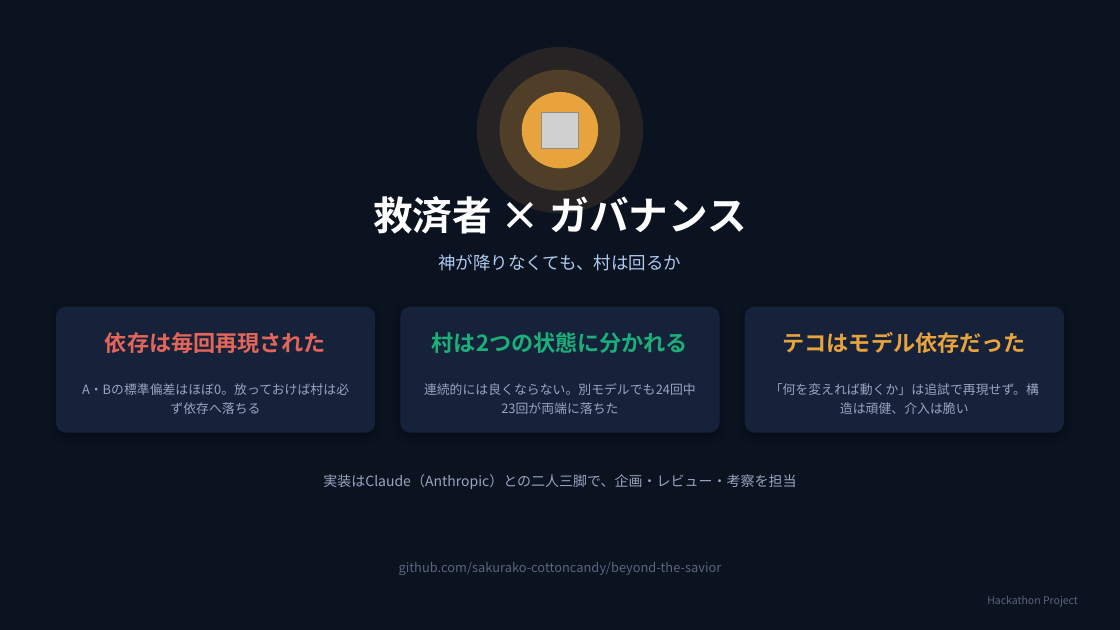
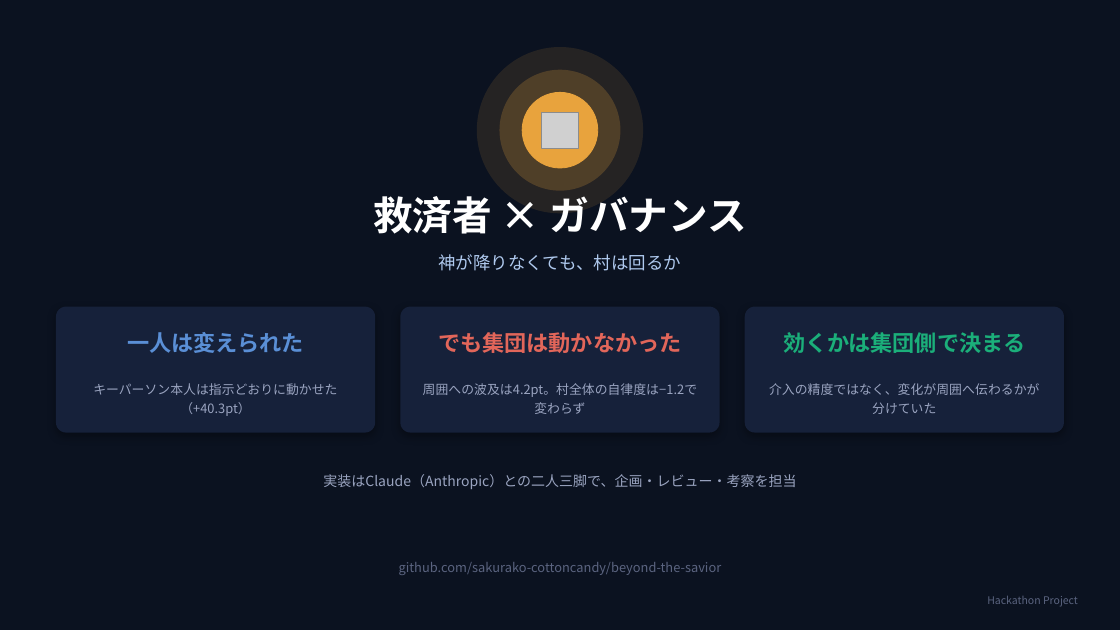
Before and after one commit to sakurako-cottoncandy/beyond-the-savior, a slide deck: slide 22 of docs/Beyond_the_Savior.pptx (slide 19 before the commit). Drawn at 1120x630 pixels with LibreOffice and Linux fonts; fonts in the diff are those of the drawing; grey boxes stand for pictures. Boxes give left, top, right and bottom in pixels: in the first picture for what was removed or moved away, otherwise in the second. Text is boxed around its words. In the diff, an @@ line names an element or a change of style, - is before the commit and + after.

```diff
--- a/docs/Beyond_the_Savior.pptx
+++ b/docs/Beyond_the_Savior.pptx
@@ text at (127,332,304,353): text changed; text colour #E2665A to #5A8FD6 @@
-依存は毎回再現された
+一人は変えられた
@@ text at (438,332,681,353): text changed; text colour #1BAF7A to #E2665A @@
-村は2つの状態に分かれる
+でも集団は動かなかった
@@ text at (783,332,1025,353): text changed; text colour #E8A33D to #1BAF7A @@
-テコはモデル依存だった
+効くかは集団側で決まる
@@ text at (93,383,337,416): text changed @@
-A・Bの標準偏差はほぼ0。放っておけば村は必ず依存へ落ちる
+キーパーソン本人は指示どおりに動かせた（+40.3pt）
@@ text at (423,383,697,397): text changed @@
-連続的には良くならない。別モデルでも24回中23回が両端に落ちた
+周囲への波及は4.2pt。村全体の自律度は−1.2で変わらず
@@ text at (769,383,1039,414): text changed @@
-「何を変えれば動くか」は追試で再現せず。構造は頑健、介入は脆い
+介入の精度ではなく、変化が周囲へ伝わるかが分けていた
```
Also in this commit, not shown: 4 other slides changed, 3 slides added, 2 other files.
